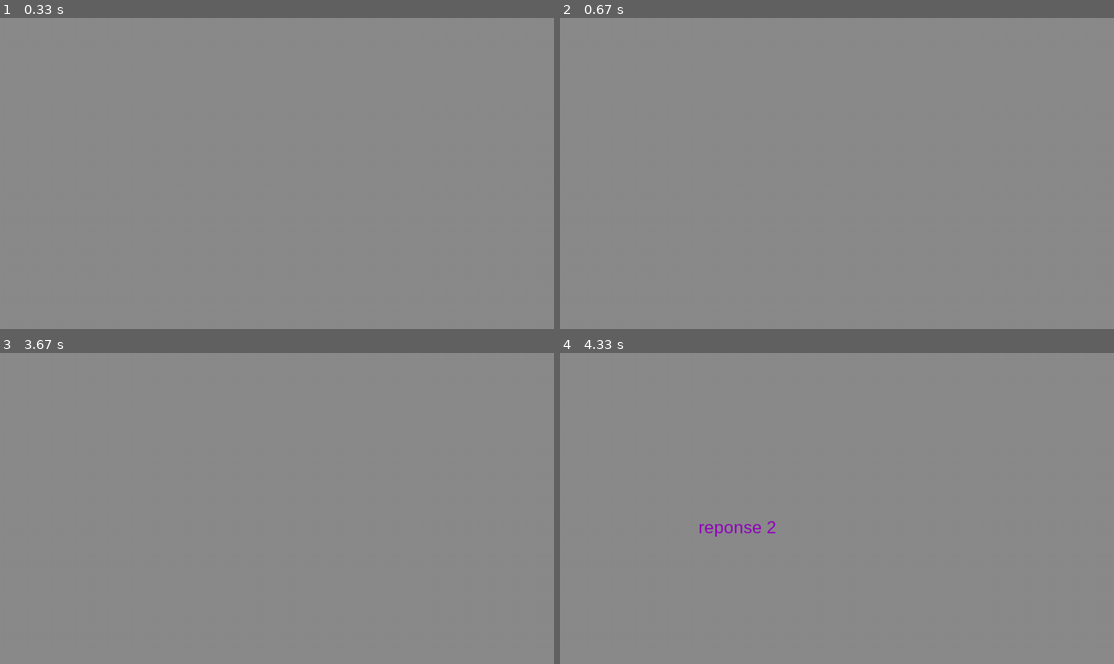
Above: before the commit, frames 1-4 (two rows, left to right).
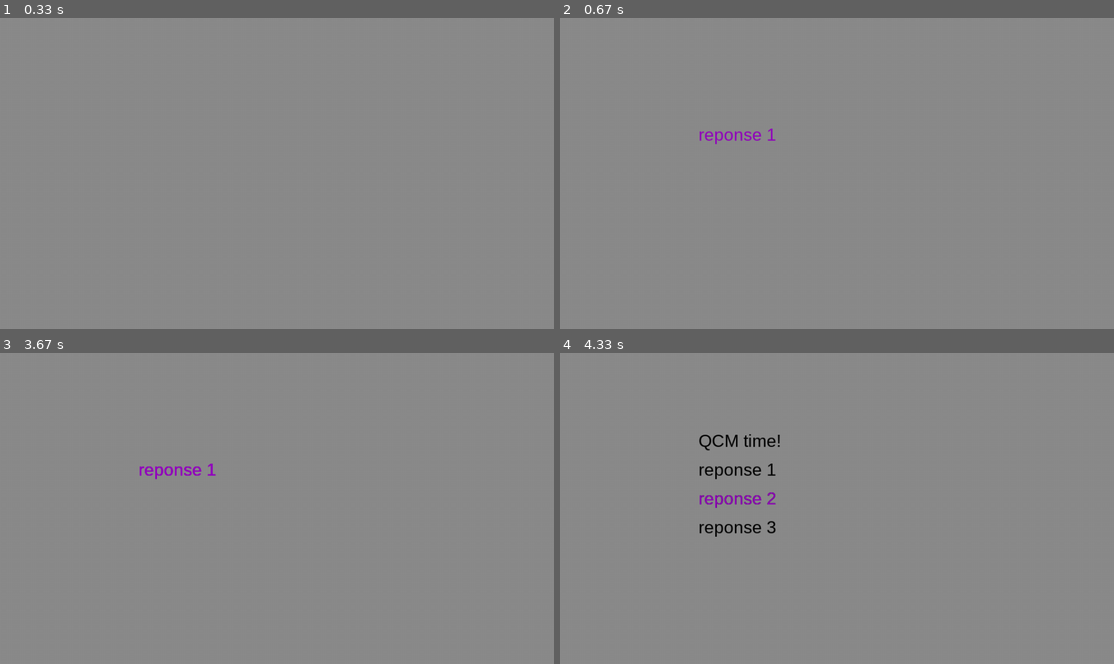
Above: after the commit, the same moments.

Repository: GEThub2807/MiniStudio
Game: pygame game, started from NPC Dialog test.py
Two runs of this game, one before a commit and one after it. Both use one fixed random seed, a clock stepped at 60 frames per second and the inputs below.
Inputs:
- Up to frame 1 (0.33 s): no input
- Up to frame 2 (0.67 s): hold Up from 0.33 s (still down)
- Up to frame 3 (3.67 s): release Up at 0.8 s; hold Up 1.17-1.53 s; hold Up 2.15-2.7 s; hold Up from 3.5 s (still down); tap E at 3.65 s
- Up to frame 4 (4.33 s): release Up at 4.23 s; hold Down from 4.27 s (still down)

Frame 1 is identical in both runs. In frame 2, 0.2% of the frame differs, in the area x 25-39%, y 35-41%; in frame 3, 0.2%; in frame 4, 0.9%, in the area x 25-40%, y 26-60%.

Commit message:
progress made

Diff:
--- a/NPC Dialog test.py
+++ b/NPC Dialog test.py
@@ -85,16 +85,34 @@
                         run = False
 
                 # Selection
-                displayText(dialogList[selection], textFont, (147, 0, 191), SCREEN_WIDTH/4, SCREEN_HEIGHT/4 + spacing)
-                pygame.display.flip()
+                if selection != 3 or selection != 1:
+                    displayText(dialogList[1], textFont, (147, 0, 191), SCREEN_WIDTH/4, SCREEN_HEIGHT/4 + spacing)
+                    pygame.display.flip()
+                    print("reset")
 
-                if pressed[pygame.K_UP]:
+                ###########################
+                if pressed[pygame.K_UP] and selection > 1 and count == 565654:
                     screen.fill(fill) # Clears the screen
+
+                    # Display the text
+                    for x in range(arrayLength):
+                        displayText(dialogList[x], textFont, (0, 0, 0), SCREEN_WIDTH/4, SCREEN_HEIGHT/4 + x*spacing)
+
+                    selection -= selection
+
                     pygame.display.flip()
-                if pressed[pygame.K_DOWN]:
+
+                if pressed[pygame.K_DOWN] and selection < 3:
                     screen.fill(fill) # Clears the screen
-                    selection += selection
-                    displayText(dialogList[selection], textFont, (147, 0, 191), SCREEN_WIDTH/4, SCREEN_HEIGHT/4 + x*spacing)
+
+                    # Display the text
+                    for x in range(arrayLength):
+                        displayText(dialogList[x], textFont, (0, 0, 0), SCREEN_WIDTH/4, SCREEN_HEIGHT/4 + x*spacing)
+
+                    selection = selection + 1
+
+                    displayText(dialogList[selection], textFont, (147, 0, 191), SCREEN_WIDTH/4, SCREEN_HEIGHT/4 + selection*spacing)
+
                     pygame.display.flip()
 
 
